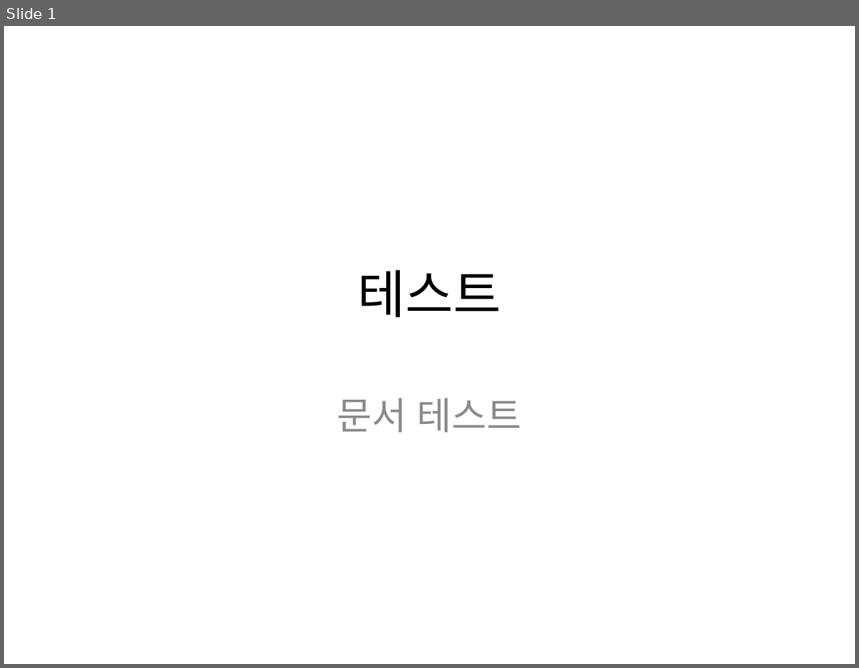
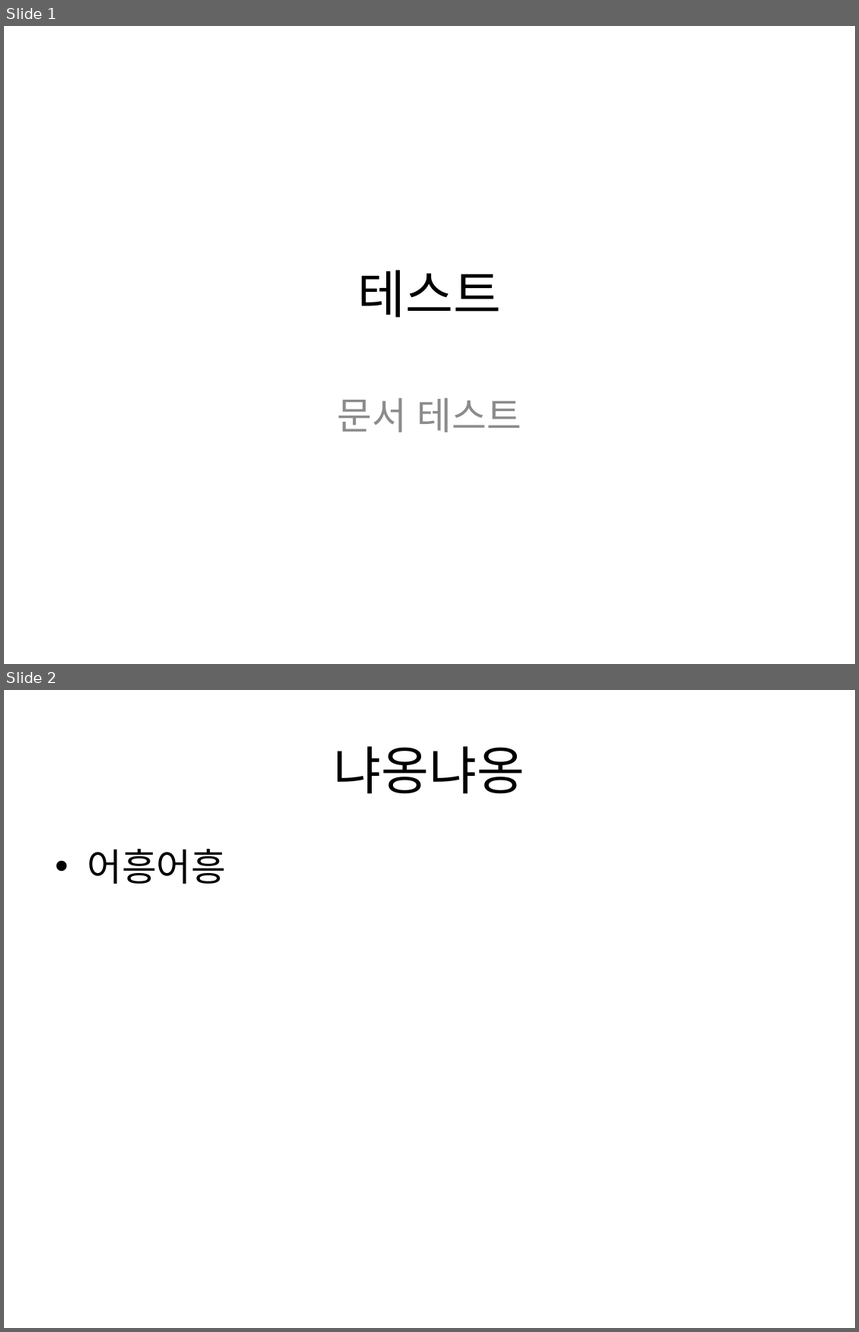
Before and after one commit to vtt3-research/konantech, a slide deck: 테스트.pptx. Shown one above the other, each under a label of ours: slide 1 before the commit, slides 1 and 2 after it. The pictures are 859x668 and 859x1332 pixels, drawn with LibreOffice and Linux fonts; fonts in the diff are those of the drawing. Boxes give left, top, right and bottom in pixels: in the first picture for what was removed or moved away, otherwise in the second. Text is boxed around its words. In the diff, an @@ line names an element or a change of style, - is before the commit and + after.

Commit message:
로컬 수정 후 push 테스트

```diff
--- a/테스트.pptx
+++ b/테스트.pptx
@@ slide 2 added at [4, 690, 855, 1328], background #FFFFFF @@
@@ title added at [334, 746, 525, 794], 44 pt, text #000000 @@
+냐옹냐옹
@@ text added at [87, 849, 226, 884], 32 pt, text #000000 @@
+• 어흥어흥
```
